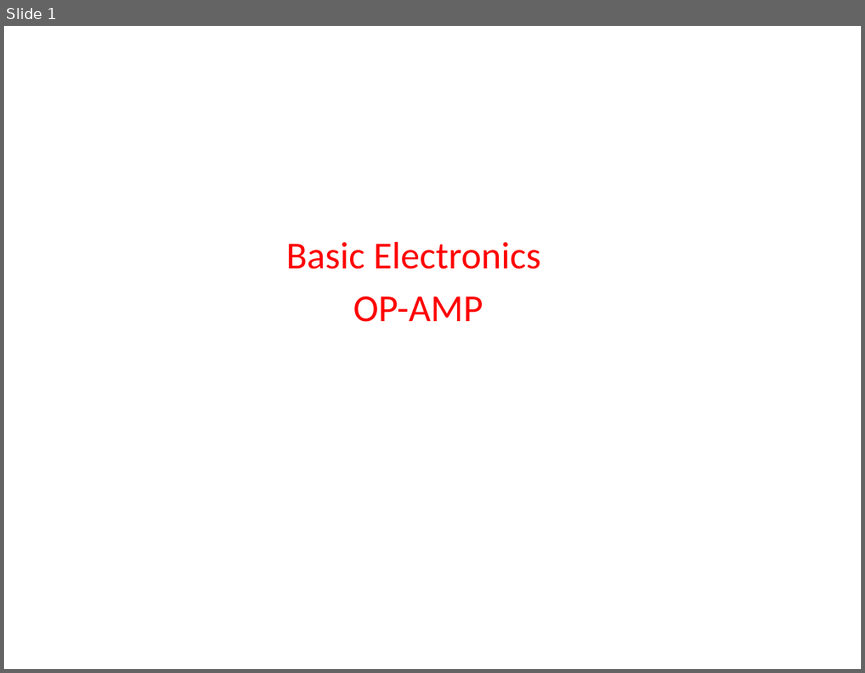
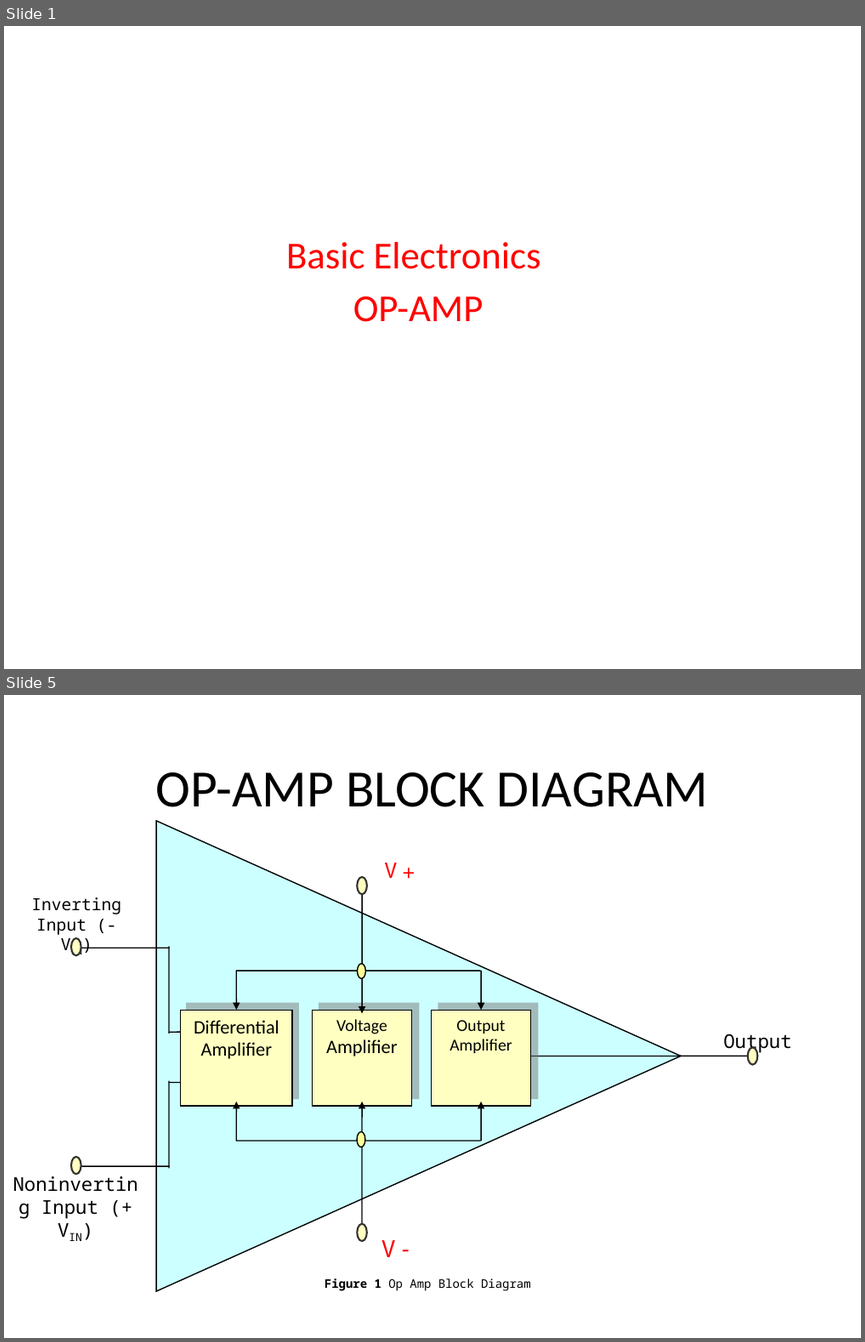
Before and after one commit to madhavirepe/OP-AMP, a slide deck: Op-Amp.pptx. Shown one above the other, each under a label of ours: slide 1 before the commit, slides 1 and 5 after it; the slides between them are not shown. The pictures are 865x673 and 865x1342 pixels, drawn with LibreOffice and Linux fonts; fonts in the diff are those of the drawing. Boxes give left, top, right and bottom in pixels: in the first picture for what was removed or moved away, otherwise in the second. Text is boxed around its words. In the diff, an @@ line names an element or a change of style, - is before the commit and + after.

```diff
--- a/Op-Amp.pptx
+++ b/Op-Amp.pptx
@@ slide 5 added at bbox=[4, 695, 861, 1338], background #FFFFFF @@
@@ title added at bbox=[155, 772, 709, 807], 44 pt, text #000000 @@
+OP-AMP BLOCK DIAGRAM
@@ group added at bbox=[31, 821, 791, 1291]: 9 lines, 7 ellipses, 6 texts, 6 arrows, 3 rectangles, 1 triangle @@
+Figure 1 Op Amp Block Diagram
+Inverting Input (- VIN)
++ V
+- V
+Output
+Noninverting Input (+ VIN)
+Differential Amplifier
+Voltage Amplifier
+Output Amplifier
```
Also in this commit, not shown: 27 other slides added.
